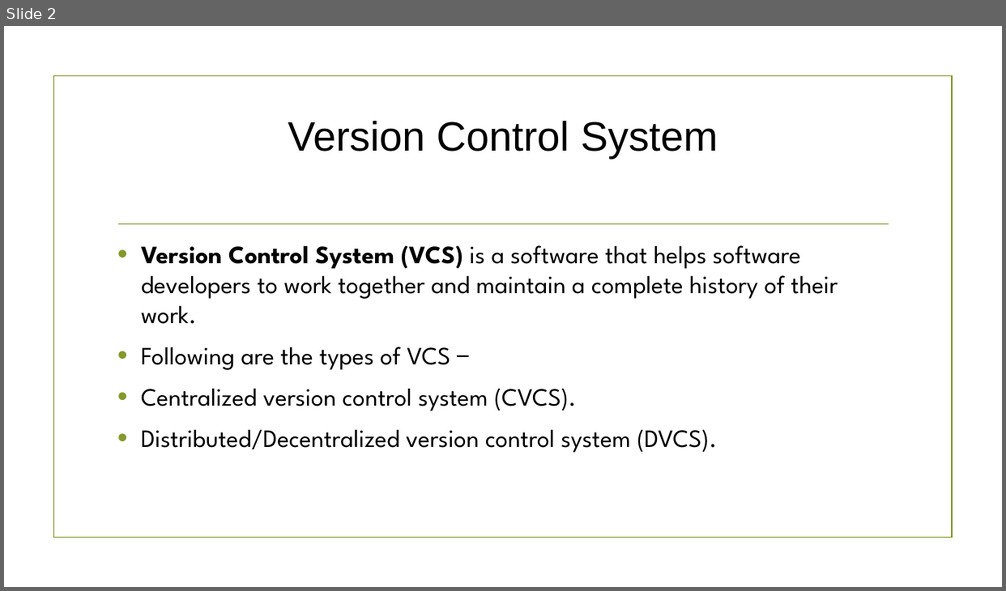
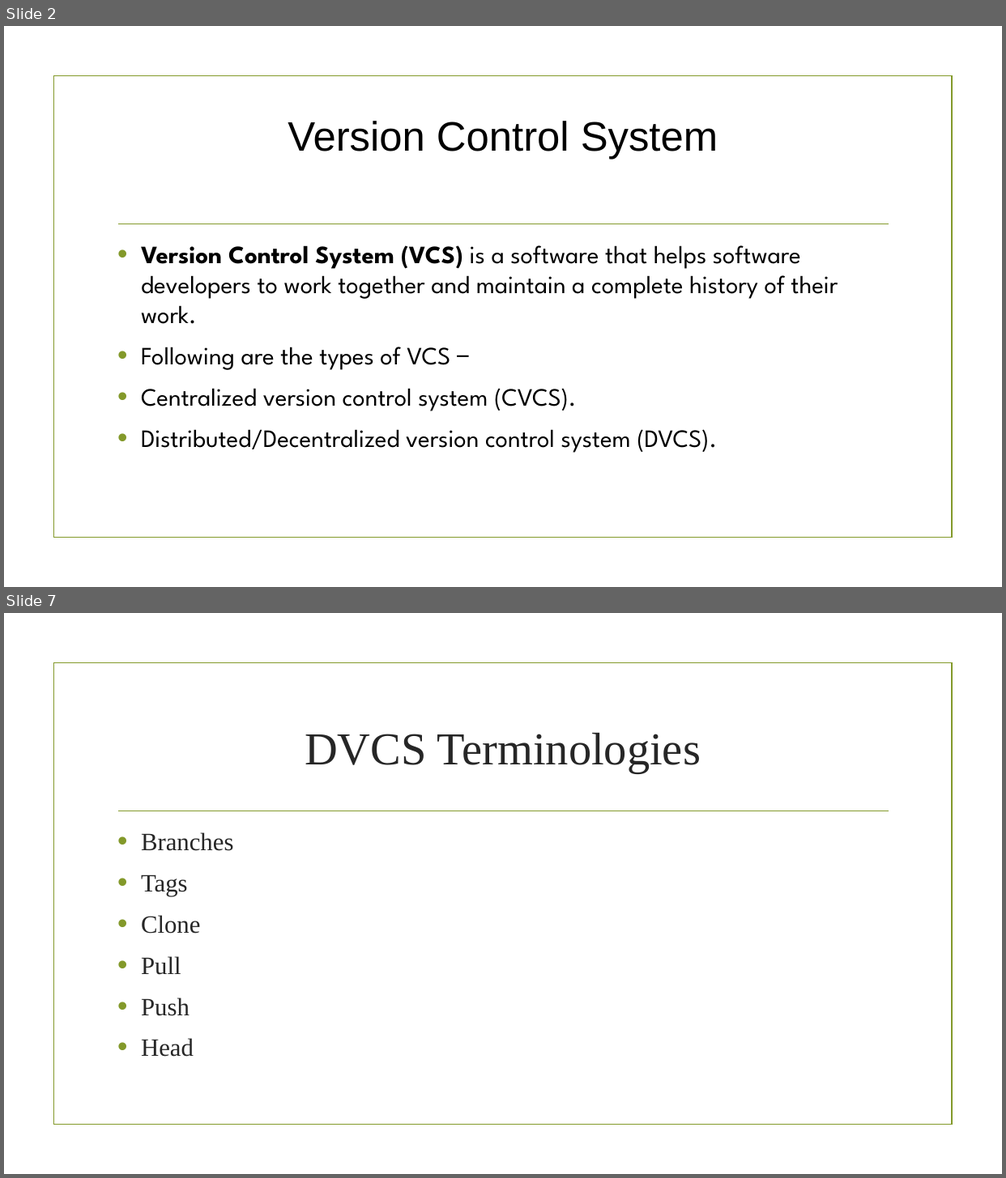
Before and after one commit to Rameshwar-Sarma/sumit, a slide deck: git.pptx. Shown one above the other, each under a label of ours: slide 2 before the commit, slides 2 and 7 after it; the slides between them are not shown. The pictures are 1006x591 and 1006x1178 pixels, drawn with LibreOffice and Linux fonts; fonts in the diff are those of the drawing; background and template pictures are left out. Boxes give left, top, right and bottom in pixels: in the first picture for what was removed or moved away, otherwise in the second. Text is boxed around its words. In the diff, an @@ line names an element or a change of style, - is before the commit and + after.

```diff
--- a/git.pptx
+++ b/git.pptx
@@ slide 7 added at (4,613,1002,1174), background picture (left out); not listed: 2 template elements that a slide beside it also shows @@
@@ title added at (305,733,701,773), 44 pt, text #262626 @@
+DVCS Terminologies
@@ text added at (141,833,234,1057), 24 pt, text #262626 @@
+• Branches
+• Tags
+• Clone
+• Pull
+• Push
+• Head
```
Also in this commit, not shown: 5 slides changed, 7 other slides added.
